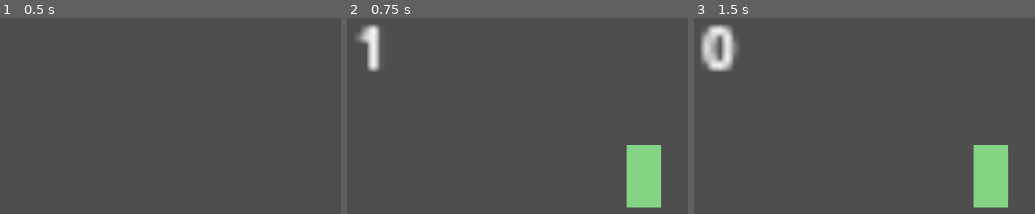
Above: before the commit, frames 1-3 (left to right).
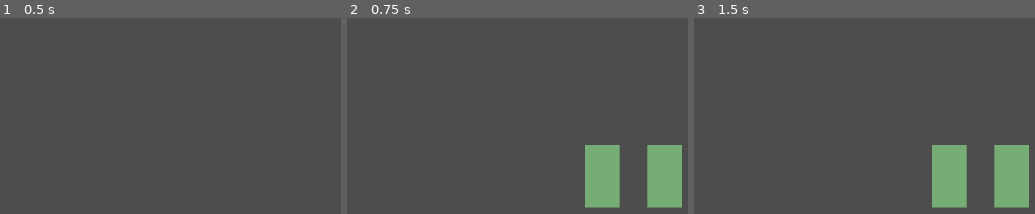
Above: after the commit, the same moments.

Repository: TytoCorvus/WebFighter
Game: Godot game, scene res://src/scenes/root.tscn
Two runs of this game, one before a commit and one after it. Both use one fixed random seed, a clock stepped at 60 frames per second and the inputs below.
Inputs:
- Up to frame 1 (0.5 s): no input
- Up to frame 2 (0.75 s): tap Enter at 0.5 s; tap Right (Advance frame) at 0.6 s
- Up to frame 3 (1.5 s): tap Space at 1.25 s; tap Left (Previous frame) at 1.35 s

Frame 1 is identical in both runs. In frame 2, 9.6% of the frame differs, in the area x 2-99%, y 3-97%; in frame 3, 11%.

Commit message:
Added proper instantiation for multiple objects

Diff:
--- a/webfighter/src/scripts/base_entity.gd
+++ b/webfighter/src/scripts/base_entity.gd
@@ -1,4 +1,7 @@
+class_name BaseEntity
 extends Node2D
+
+const scene: PackedScene = preload("res://src/scenes/interactable_entity.tscn")
 
 var current_interactable: Interactable
 var test_action: Action
@@ -7,6 +10,14 @@
 	test_action = ActionParser.new().load_file()
 	print("InteractableEntity created")
 
+
+static func create_new(position: Vector2, direction: int, name: String) -> BaseEntity:
+	var new_entity: BaseEntity = scene.instantiate()
+	new_entity.position = position
+	new_entity.name = name
+	if direction == -1:
+		new_entity.scale = new_entity.scale * Vector2(-1, 1)
+	return new_entity
 
 func _process(delta: float) -> void:
 	if Input.is_action_just_pressed("Advance frame"):
--- a/webfighter/src/scripts/box_visualizer.gd
+++ b/webfighter/src/scripts/box_visualizer.gd
@@ -20,8 +20,8 @@
 		for box in interactable.hurtboxes:
 			draw_rect(Rect2(box.offset, box.area), Color(Color.LIGHT_GREEN, 0.6))
 
-		var message = "%d" % current_frame
-		draw_string(default_font, Vector2.UP * 20 + Vector2.LEFT * 40, message, HORIZONTAL_ALIGNMENT_CENTER, -1, 8, Color.WHITE_SMOKE)
+		# var message = "%d" % current_frame
+		# draw_string(default_font, Vector2.UP * 20 + Vector2.LEFT * 40, message, HORIZONTAL_ALIGNMENT_CENTER, -1, 8, Color.WHITE_SMOKE)
 
 
 func set_interactable(_interactable: Interactable, frame: int):
--- a/webfighter/src/scripts/collision_manager.gd
+++ b/webfighter/src/scripts/collision_manager.gd
@@ -5,9 +5,10 @@
 # Called when the node enters the scene tree for the first time.
 func _ready() -> void:
 	root = get_tree().get_root()
-	create_test_entity()
-	create_test_entity()
-
+	var p1 = BaseEntity.create_new(Vector2(-60,0), 1, "Player 1")
+	var p2 = BaseEntity.create_new(Vector2(60,0), -1, "Player 2")
+	add_child(p1)
+	add_child(p2)
 
 # Called every frame. 'delta' is the elapsed time since the previous frame.
 func _process(delta: float) -> void:
Binary file changed: webfighter/src/action_lib/basic_action.end.translation
Binary file changed: webfighter/src/action_lib/basic_action.height.translation
Binary file changed: webfighter/src/action_lib/basic_action.min.translation
Binary file changed: webfighter/src/action_lib/basic_action.start.translation
Binary file changed: webfighter/src/action_lib/basic_action.width.translation
Not shown, added: webfighter/src/scenes/roo2717.tmp
